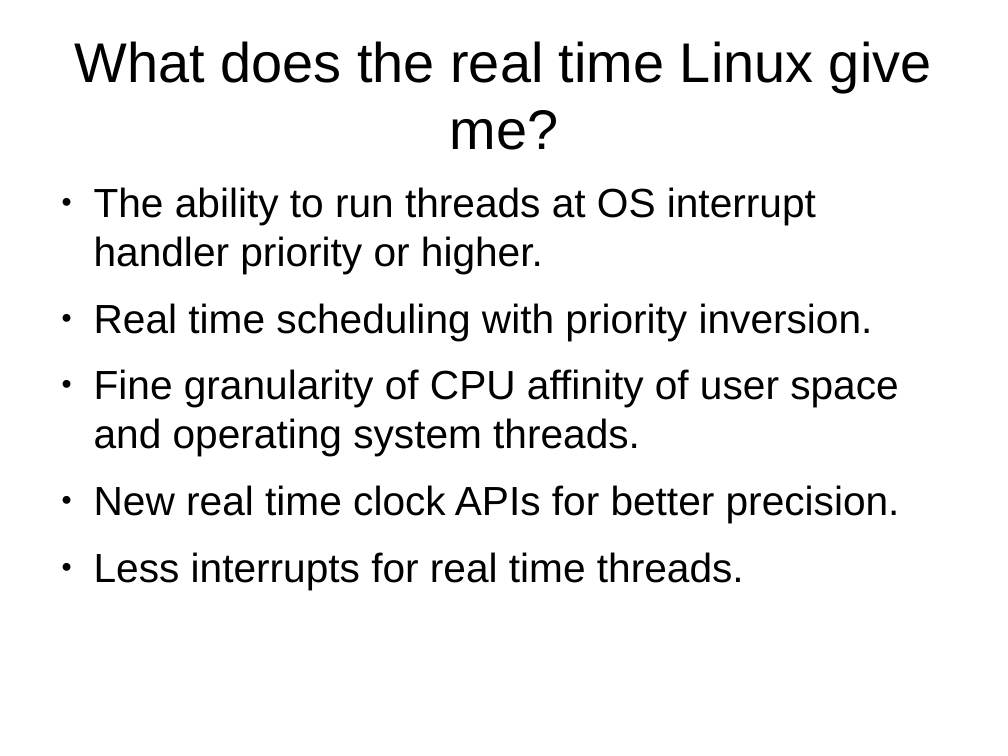
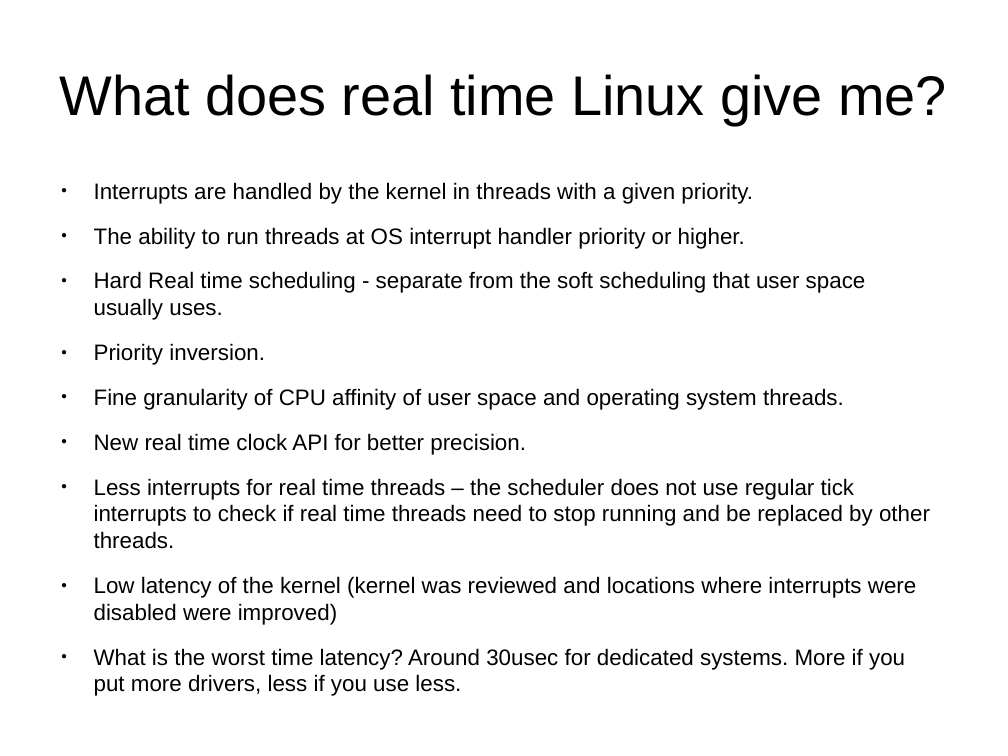
Before and after one commit to veltzer/demos-linux, a slide deck: slide 13 of doc/odp/realtime.odp (slide 12 before the commit). Drawn at 1008x756 pixels with LibreOffice and Linux fonts; fonts in the diff are those of the drawing. Boxes give left, top, right and bottom in pixels: in the first picture for what was removed or moved away, otherwise in the second. Text is boxed around its words. In the diff, an @@ line names an element or a change of style, - is before the commit and + after.

```diff
--- a/doc/odp/realtime.odp
+++ b/doc/odp/realtime.odp
@@ title at bbox=[59, 74, 947, 125]: text changed @@
-What does the real time Linux give me?
+What does real time Linux give me?
@@ text at bbox=[94, 182, 753, 204]: paragraph added @@
+● Interrupts are handled by the kernel in threads with a given priority.
@@ text at bbox=[94, 227, 844, 410]: size 32 to 17.6 pt in "The ability to run threads at OS ...", "Fine granularity of CPU affinity of user ..." @@
@@ text at bbox=[94, 271, 866, 365]: text changed; size 32 to 17.6 pt @@
-● Real time scheduling with priority inversion.
+● Hard Real time scheduling - separate from the soft scheduling that user space usually uses.
+● Priority inversion.
@@ text at bbox=[94, 433, 930, 696]: text changed; size 32 to 17.6 pt @@
-● New real time clock APIs for better precision.
-● Less interrupts for real time threads.
+● New real time clock API for better precision.
+● Less interrupts for real time threads – the scheduler does not use regular tick interrupts to check if real time threads need to stop running and be replaced by other threads.
+● Low latency of the kernel (kernel was reviewed and locations where interrupts were disabled were improved)
+● What is the worst time latency? Around 30usec for dedicated systems. More if you put more drivers, less if you use less.
```
Also in this commit, not shown: 6 other slides changed, 4 slides added, 1 other file.
